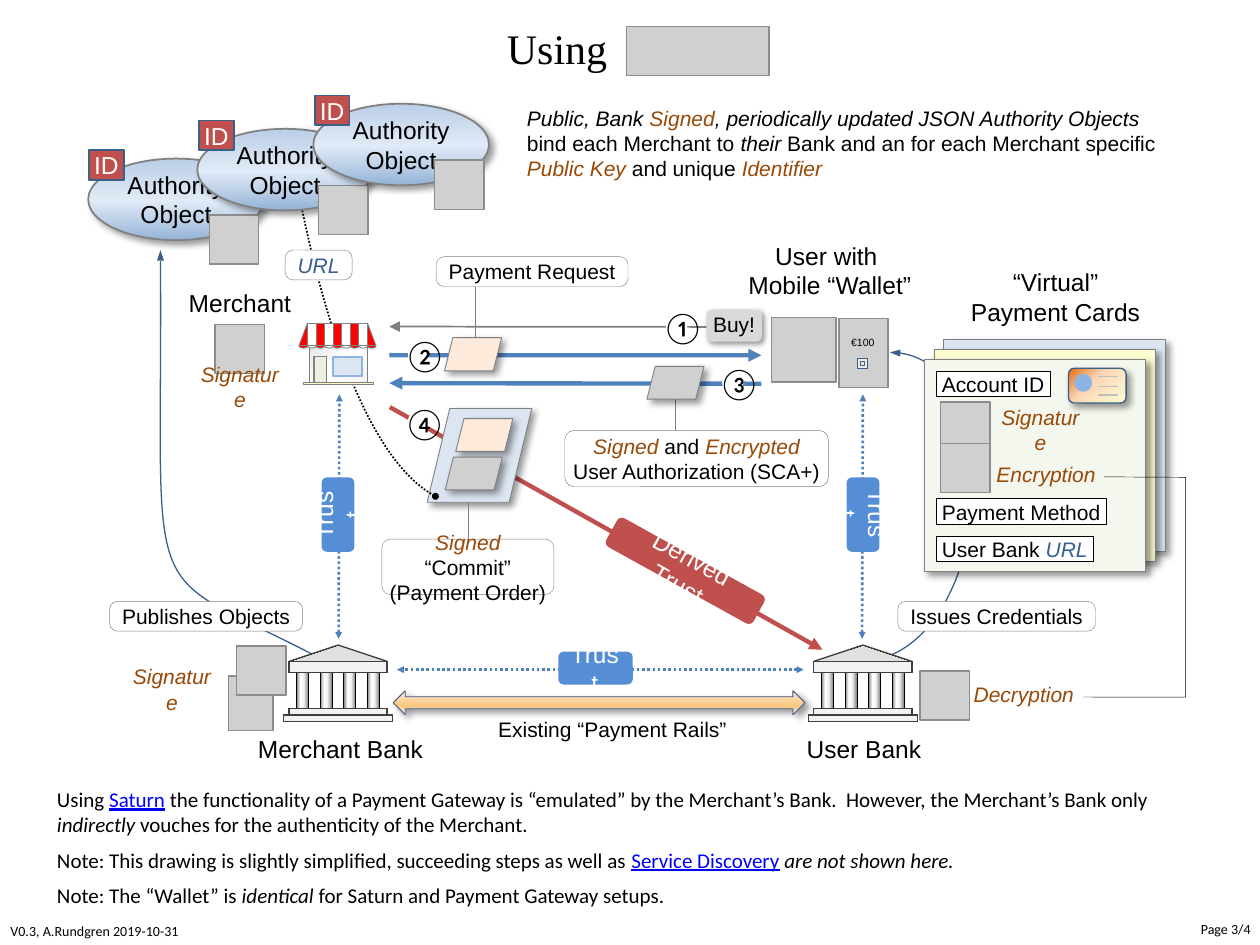
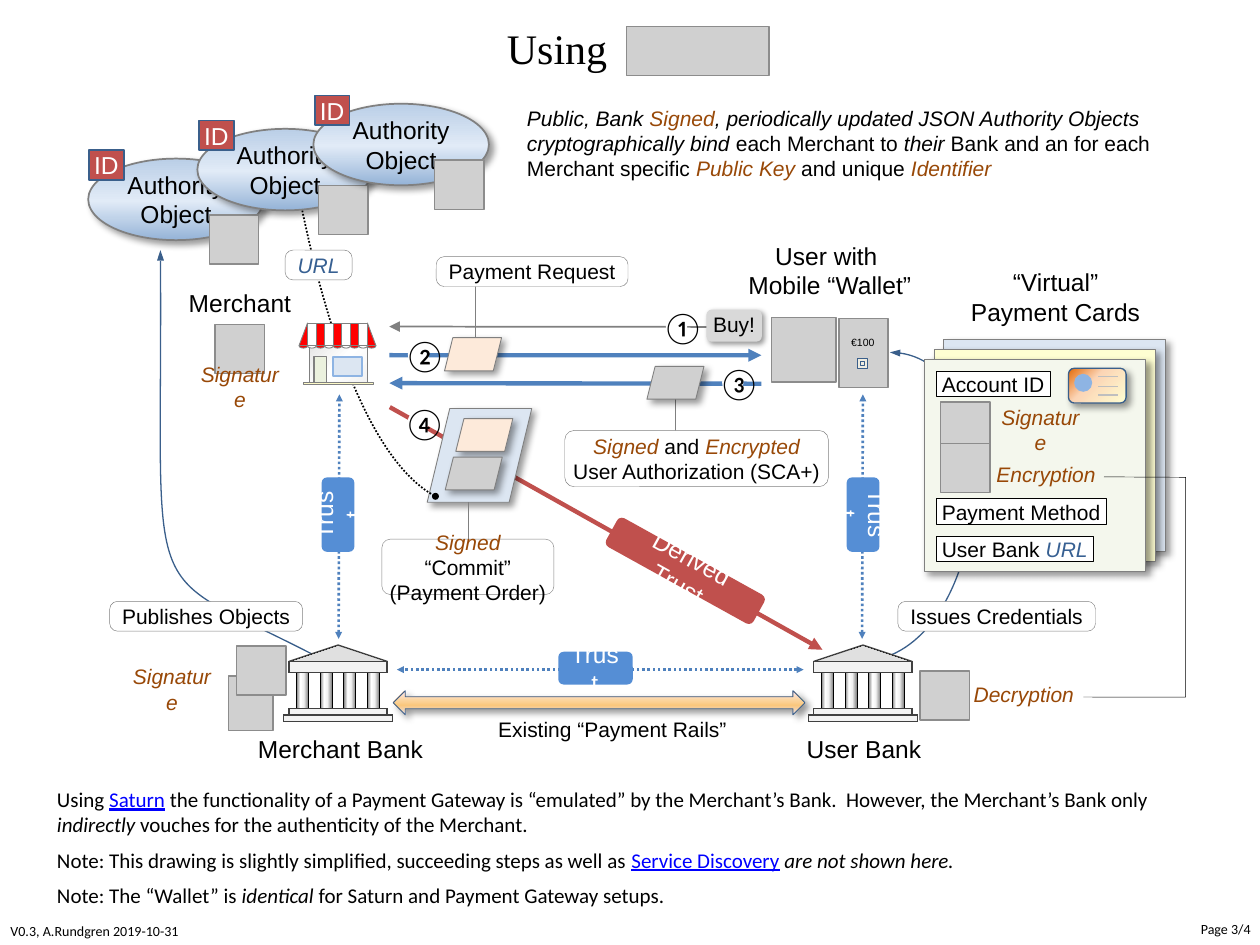
Before and after one commit to cyberphone/doc, a slide deck: slide 3 of payments/dual-mode-openbanking-api.pptx. Drawn at 1260x945 pixels with LibreOffice and Linux fonts; fonts in the diff are those of the drawing; grey boxes stand for pictures. Boxes give left, top, right and bottom in pixels: in the first picture for what was removed or moved away, otherwise in the second. Text is boxed around its words. In the diff, an @@ line names an element or a change of style, - is before the commit and + after.

```diff
--- a/payments/dual-mode-openbanking-api.pptx
+++ b/payments/dual-mode-openbanking-api.pptx
@@ text at bbox=[527, 110, 1149, 181]: text changed @@
-Public, Bank Signed, periodically updated JSON Authority Objects
-bind each Merchant to their Bank and an for each Merchant specific
-Public Key and unique Identifier
+Public, Bank Signed, periodically updated JSON Authority Objects
+cryptographically bind each Merchant to their Bank and an for each Merchant specific Public Key and unique Identifier
```
Also in this commit, not shown: 2 other slides changed, 1 other file.
